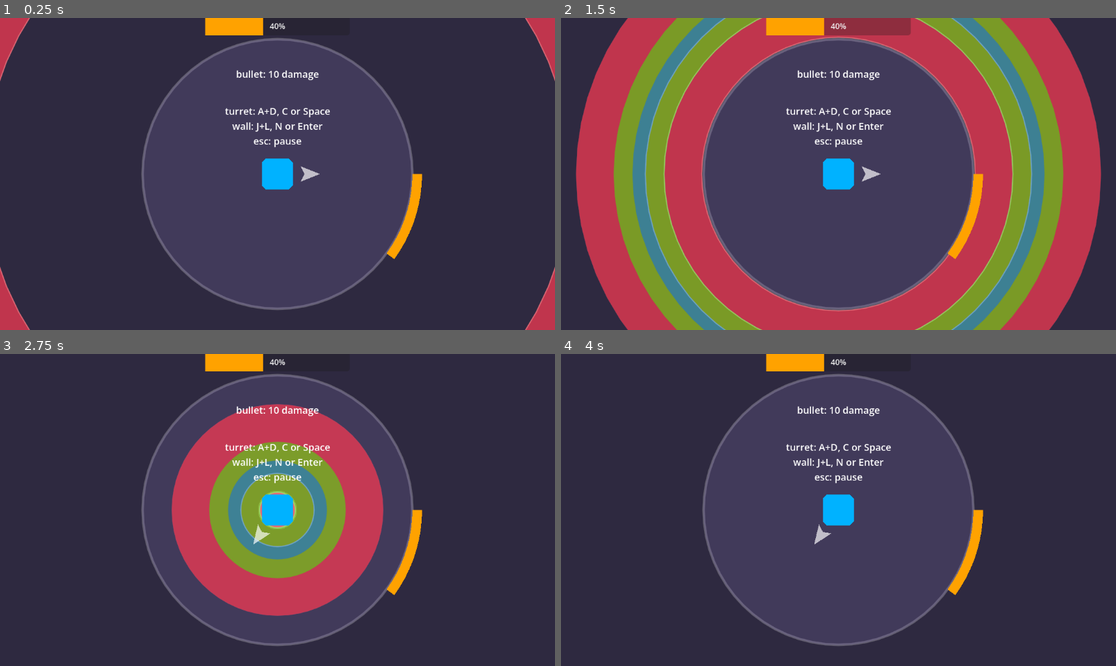
Above: before the commit, frames 1-4 (two rows, left to right).
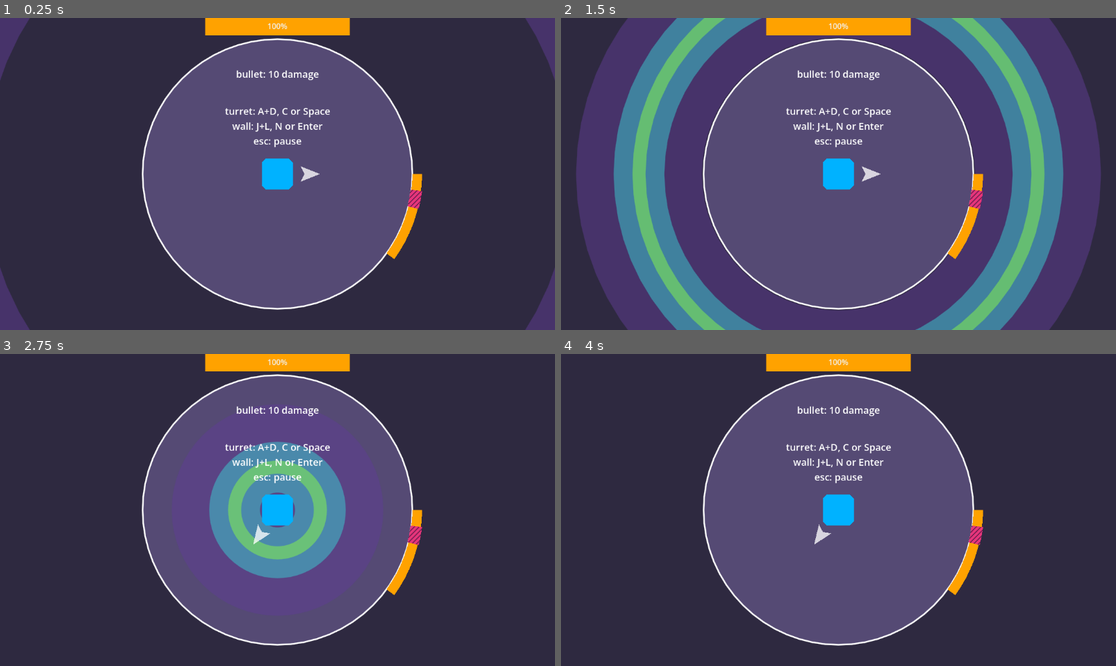
Above: after the commit, the same moments.

Repository: solirides/amazing-game
Game: Godot game, scene res://scenes/world/world.tscn
The game is run twice, just before and just after one commit, with the same random seed, the same clock (stepped at 60 frames per second) and the same inputs. The engine's default icon, where the game draws it, is replaced by a stand-in: a white triangle on a blue panel in a dark square.
Inputs (mouse positions are in pixels of both pictures, inside the frame that each line leads up to):
- Up to frame 1 (0.25 s): no input
- Up to frame 2 (1.5 s): move the mouse to (960, 158) at 0.52 s; hold Right (ui_right) 0.53-1.28 s; click (960, 158) at 0.6 s; move the mouse to (727, 189) at 1.27 s; hold Down (ui_down) from 1.28 s (still down); tap C (turret_attack) at 1.35 s
- Up to frame 3 (2.75 s): move the mouse to (333, 441) at 2.02 s; release Down (ui_down) at 2.03 s; hold Right (ui_right) from 2.03 s (still down); hold A (turret_ccw) from 2.03 s (still down)
- Up to frame 4 (4 s): move the mouse to (810, 572) at 2.77 s; release Right (ui_right) at 2.78 s; release A (turret_ccw) at 2.78 s; hold Up (ui_up) 2.78-3.53 s; tap D (turret_cw) at 2.85 s; tap Enter at 3.5 s; move the mouse to (1005, 556) at 3.52 s; hold Left (ui_left) from 3.53 s (still down); tap N (wall_attack) at 3.6 s

The runs differ from the first frame. In frame 1, 35% of the frame differs, in the area x 0-100%, y 0-100%; in frame 2, 86%, in the area x 2-98%, y 0-100%; in frame 3, 33%; in frame 4, 33%.

Commit message:
wall critical spot

Diff:
--- /dev/null
+++ b/amazing-game/assets/shaders/wave.gdshader
@@ -0,0 +1,31 @@
+shader_type canvas_item;
+
+uniform vec4 color1 : source_color = vec4(1,1,1,1);
+uniform vec4 color2 : source_color = vec4(0,0,0,1);
+uniform float threshold = 0.4;
+uniform vec2 scale = vec2(0.1,0.1);
+uniform float time_scale = 30;
+
+void vertex() {
+
+}
+
+void fragment() {
+	vec4 color = vec4(0,0,0,1);
+	color = color2;
+
+	float a = (VERTEX.x + TIME*time_scale)*scale.x + VERTEX.y*scale.y;
+	//float b = 0.2*sin(VERTEX.x*scale.x * TIME*time_scale);
+	//float c = 0.3*cos(VERTEX.y*scale.y * TIME*time_scale);
+
+	if (fract(a) > 0.3) {
+		color = color1;
+	}
+
+	COLOR = color;
+}
+
+//void light() {
+//	// Called for every pixel for every light affecting the CanvasItem.
+//	// Uncomment to replace the default light processing function with this one.
+//}
--- a/amazing-game/modules/bullet/bullet.gd
+++ b/amazing-game/modules/bullet/bullet.gd
@@ -1,6 +1,7 @@
 extends RigidBody2D
 
 var damage = 1
+var hit_processed = false
 
 # Called when the node enters the scene tree for the first time.
 func _ready() -> void:
--- a/amazing-game/modules/player/player.gd
+++ b/amazing-game/modules/player/player.gd
@@ -13,11 +13,18 @@
 var alive_state = true
 var can_shoot = false
 
+#var max_damage_in_tick = 0
+
 signal alive_state_changed(state:bool)
 
 func _on_body_entered(body: Node) -> void:
-	#print("collision")
+	print("collision")
 	if body.is_in_group("bullet"):
+		if body.hit_processed:
+			return
+		# prevent double hit
+		body.hit_processed = true
+
 		damage(body.damage)
 		body.queue_free()
 
@@ -62,3 +69,8 @@
 	if modulate_tween:
 		modulate_tween.kill()
 	modulate = Color(1,1,1,1)
+
+#func _physics_process(delta: float) -> void:
+	#if max_damage_in_tick > 0:
+		#damage(max_damage_in_tick)
+	#max_damage_in_tick = 0
--- a/amazing-game/modules/player/turret.gd
+++ b/amazing-game/modules/player/turret.gd
@@ -2,7 +2,7 @@
 
 @export var rotation_speed = 0.1
 @export var bullet_speed = 1000
-@export var base_damage = 10
+@export var base_damage = 20
 @export var infinite_shooting = false
 
 @export var circle_node:Node
--- a/amazing-game/modules/player/turret.tscn
+++ b/amazing-game/modules/player/turret.tscn
@@ -28,5 +28,5 @@
 shape = SubResource("RectangleShape2D_qgxqk")
 
 [node name="Pointer" type="Polygon2D" parent="." unique_id=1745520985]
-color = Color(1, 1, 1, 0.67058825)
+color = Color(1, 1, 1, 0.76862746)
 polygon = PackedVector2Array(48, -16, 88, 0, 48, 16, 56, 0)
--- a/amazing-game/modules/player/wall.gd
+++ b/amazing-game/modules/player/wall.gd
@@ -3,29 +3,30 @@
 
 @export var outer_radius:float = 300
 @export var inner_radius:float = 280
+@export var arc_angle:float = 0.7
+@export var critical_damage_multiplier:float = 2
 
 func _ready() -> void:
 	GameManager.wall = self
 	# set collision shape
-	var polygon = create_polygon()
+	var polygon = create_polygon(arc_angle)
 	$Polygon2D.polygon = polygon
 	$CollisionPolygon2D.polygon = polygon
 
+	create_critical_spot(0.2)
 
-func create_polygon():
+func create_polygon(angle:float = 0.7, resolution:float=10, outer_radius:float=outer_radius, inner_radius:float=inner_radius):
 	# make an arc shape
 	var points = []
-	var res = 10
-	var angle = 0.7
-	for i in range(res):
-		points.append(Vector2(1,0).rotated(angle / float(res) * i) * outer_radius)
-	for i in range(res):
-		points.append(Vector2(1,0).rotated(angle / float(res) * (res - i - 1)) * inner_radius)
+	#var res = 10
+	#var angle = 0.7
+	for i in range(resolution):
+		points.append(Vector2(1,0).rotated(angle / float(resolution) * i) * outer_radius)
+	for i in range(resolution):
+		points.append(Vector2(1,0).rotated(angle / float(resolution) * (resolution - i - 1)) * inner_radius)
 	return PackedVector2Array(points)
 
-
 func _physics_process(delta: float) -> void:
-
 	if can_move:
 		if Input.is_action_pressed("wall_ccw"):
 			theta -= speed / inner_radius
@@ -35,9 +36,33 @@
 	self.rotation = theta
 	#self.global_position = Vector2(1,0).rotated(theta)
 
+func create_critical_spot(angle:float):
+	var rot = randf_range(0, arc_angle - angle)
+	$CriticalSpot/Polygon2D.rotation = rot
 
-#func _on_body_entered(body: Node) -> void:
+	var shape = create_polygon(0.2*arc_angle, 10, outer_radius+2, inner_radius-2)
+	$CriticalSpot/Polygon2D.polygon = shape
+	$CriticalSpot/CollisionPolygon2D.polygon = shape
+
+
+func remove_critical_spot():
+	$CriticalSpot/Polygon2D.polygon = []
+	$CriticalSpot/CollisionPolygon2D.polygon = []
+
+# set priority of critical spot rigidbody to something lower than the wall rigidbody
+# so that the critical spot processes first
+
+func _on_body_entered(body: Node) -> void:
 	#print("collision")
-	#if body.is_in_group("bullet"):
-		#damage(body.damage)
-		#body.queue_free()
+	if body.is_in_group("bullet"):
+		if body.hit_processed:
+			return
+		# prevent double hit from regular collision
+		body.hit_processed = true
+
+		print("critical hit")
+		damage(body.damage * critical_damage_multiplier)
+		body.queue_free()
+
+		remove_critical_spot()
+		get_tree().create_timer(2.0).timeout.connect(func(): create_critical_spot(0.2))
--- a/amazing-game/modules/player/wall.tscn
+++ b/amazing-game/modules/player/wall.tscn
@@ -2,10 +2,19 @@
 
 [ext_resource type="Script" uid="uid://b04shiiclxmgo" path="res://modules/player/wall.gd" id="1_mgm2i"]
 [ext_resource type="Texture2D" uid="uid://wr8lqm38ij8g" path="res://icon.svg" id="2_gcmdx"]
+[ext_resource type="Shader" uid="uid://dtxisxkierw1w" path="res://assets/shaders/wave.gdshader" id="3_0rs0y"]
+
+[sub_resource type="ShaderMaterial" id="ShaderMaterial_kiy7c"]
+shader = ExtResource("3_0rs0y")
+shader_parameter/color1 = Color(0.9019608, 0.20784314, 0.48235294, 1)
+shader_parameter/color2 = Color(0.4860118, 0.12114469, 0.3238484, 1)
+shader_parameter/threshold = 0.4
+shader_parameter/scale = Vector2(0.1, 0.1)
+shader_parameter/time_scale = 30.0
 
 [node name="Wall" type="RigidBody2D" unique_id=1220276422]
 collision_layer = 2
-collision_mask = 7
+collision_mask = 5
 gravity_scale = 0.0
 freeze = true
 freeze_mode = 1
@@ -20,6 +29,22 @@
 
 [node name="Polygon2D" type="Polygon2D" parent="." unique_id=505005700]
 
+[node name="CriticalSpot" type="RigidBody2D" parent="." unique_id=1488859125]
+collision_layer = 2
+collision_mask = 5
+collision_priority = 0.1
+freeze = true
+freeze_mode = 1
+contact_monitor = true
+max_contacts_reported = 2
+
+[node name="Polygon2D" type="Polygon2D" parent="CriticalSpot" unique_id=205929824]
+material = SubResource("ShaderMaterial_kiy7c")
+color = Color(0.9, 0.20700002, 0.4842001, 1)
+
+[node name="CollisionPolygon2D" type="CollisionPolygon2D" parent="CriticalSpot" unique_id=2029185884]
+
 [node name="CollisionPolygon2D" type="CollisionPolygon2D" parent="." unique_id=790185396]
 
 [connection signal="body_entered" from="." to="." method="_on_body_entered"]
+[connection signal="body_entered" from="CriticalSpot" to="." method="_on_critical_spot_body_entered"]
--- /dev/null
+++ b/amazing-game/scenes/world/background_circle.gd
@@ -0,0 +1,20 @@
+extends Node2D
+
+@export var width = 4
+@export var radius = 280
+var filled_circle_coords = [Vector2(0,0)]
+
+# Called when the node enters the scene tree for the first time.
+func _ready() -> void:
+	pass # Replace with function body.
+
+
+# Called every frame. 'delta' is the elapsed time since the previous frame.
+func _process(delta: float) -> void:
+	pass
+
+func _draw() -> void:
+	# draw static circle for path of the wall
+	for coords in filled_circle_coords:
+		draw_circle(coords, radius, Color("806fb078"), true, -1, true)
+		#draw_circle(coords, radius, Color(1.0, 1.0, 1.0, 1.0), false, width, true)
--- a/amazing-game/scenes/world/circle.gd
+++ b/amazing-game/scenes/world/circle.gd
@@ -8,18 +8,18 @@
 
 @export var pulse_duration:float = 2.0
 @export var timing_range:float = 1.0
-#@export var perfect_timing_range:float = 0.03
-
-#@export var timing_ranges:Array[Array] = [
-	#[1.0, 0.5],
-	#[0.05, 2.0]
-#]
 
 # [timing, damage scale]
 @export var timing_ranges:Array[Array] = [
-	[0.5, 0.1],
-	[0.2, 2.0],
-	[0.05, 20.0]
+	[0.5, 0.5],
+	[0.2, 1.0],
+	[0.05, 2.0]
+]
+
+@export var colors:Array[Color] = [
+	Color(0.375, 0.236, 0.58, 1.0),
+	Color(0.224, 0.81, 0.822, 1.0),
+	Color(0.545, 0.98, 0.274, 1.0)
 ]
 
 var filled_circle_coords = [Vector2(0,0)]
@@ -54,16 +54,6 @@
 		states.append([i, pulse_duration - timing_ranges[i][0], timing_ranges[i][1], true])
 		states.append([i, pulse_duration + timing_ranges[i][0], timing_ranges[i][1], false])
 
-	#var states:Array = [
-			#["initiated", 0],
-			#["range_start", pulse_duration - timing_range],
-			#["perfect_start", pulse_duration - perfect_timing_range],
-			#["center", pulse_duration],
-			#["perfect_end", pulse_duration + perfect_timing_range],
-			#["range_end", pulse_duration + timing_range],
-			#["ended", pulse_duration + timing_range]
-		#]
-
 	center_time = Time.get_ticks_msec() + pulse_duration * 1000.0
 
 	for i in states.size():
@@ -73,49 +63,11 @@
 
 	draw_pulsing_circle = true
 
-	#_on_pulse_start_before_the_start()
-	#var a = get_tree().create_timer(pulse_duration - timing_range, false, true).timeout.connect(_on_pulse_start)
-	#var b = get_tree().create_timer(pulse_duration, false, true).timeout.connect(_on_pulse_perfect_start)
-	#var b = get_tree().create_timer(pulse_duration, false, true).timeout.connect(_on_pulse_center)
-	#var b = get_tree().create_timer(pulse_duration, false, true).timeout.connect(_on_pulse_center)
-	#var c = get_tree().create_timer(pulse_duration + timing_range, false, true).timeout.connect(_on_pulse_end)
-
-	#pulse_reached.emit("start")
-
 func _on_pulse_section_reached(state_i:int, damage_scale:float, start_or_end_state:bool):
 	pulse_reached.emit(state_i, damage_scale, start_or_end_state)
 
 	print("state: " + str(state_i) + " " + str(start_or_end_state))
 
-
-	# if this is one of the outer bounds
-	#if state_i == 0:
-		#if start_or_end_state:
-			#draw_pulsing_circle = false
-		#else:
-			#draw_pulsing_circle = true
-
-	#match [state_i, start_or_end_state]:
-		#[0, true]:
-			#draw_pulsing_circle = true
-		#[0, false]:
-			#draw_pulsing_circle = false
-			#await get_tree().create_timer(1.0).timeout
-			#circle_pulse(pulse_duration)
-
-#func _on_pulse_start_before_the_start():
-	#pulse_reached.emit("start_before_the_start")
-	#draw_pulsing_circle = true
-#
-#func _on_pulse_start():
-	#pulse_reached.emit("start")
-#
-#func _on_pulse_center():
-	#pulse_reached.emit("center")
-#
-#func _on_pulse_end():
-	#pulse_reached.emit("end")
-	#draw_pulsing_circle = false
 
 func _on_tween_finished():
 	#pulse_reached.emit("end")
@@ -125,26 +77,14 @@
 	circle_pulse(pulse_duration)
 
 func _draw() -> void:
-	# draw static circle for path of the wall
-	for coords in filled_circle_coords:
-		draw_circle(coords, radius, Color(1,1,1,0.5), false, width, true)
-		draw_circle(coords, radius, Color("806fb078"), true, -1, true)
 
 	if draw_pulsing_circle:
 		var speed = (start_radius - radius)/pulse_duration
 		var offset = speed * timing_range
-		#var perfect_offset = (start_radius - radius)/pulse_duration * timing_ranges[1][0]
 
 		# total range
-		draw_circle(Vector2(0,0), current_radius, Color(0.835, 0.672, 0.96, 1.0), false, offset, true)
+		#draw_circle(Vector2(0,0), current_radius, Color(0.835, 0.672, 0.96, 1.0), false, offset, true)
 
 		for i in timing_ranges.size():
 			#area
-			draw_circle(Vector2(0,0), current_radius, Color.from_hsv(i*0.3,1,1,1) , false, timing_ranges[i][0]*speed * 2.0, true)
-			# leading edge
-			draw_circle(Vector2(0,0), current_radius - timing_ranges[i][0]*speed, Color.from_hsv(i*0.3,0.4,1,1) , false, 1, true)
-
-		#states.append([i, pulse_duration + timing_ranges[i][0], timing_ranges[i][1], true])
-
-		## perfect range
-		#draw_circle(Vector2(0,0), current_radius, Color(0.973, 0.435, 0.635, 1.0), false, perfect_offset, true)
+			draw_circle(Vector2(0,0), current_radius, colors[i], false, timing_ranges[i][0]*speed * 2.0, true)
--- /dev/null
+++ b/amazing-game/scenes/world/foreground_circle.gd
@@ -0,0 +1,20 @@
+extends Node2D
+
+@export var width = 2
+@export var radius = 280
+var filled_circle_coords = [Vector2(0,0)]
+
+# Called when the node enters the scene tree for the first time.
+func _ready() -> void:
+	pass # Replace with function body.
+
+
+# Called every frame. 'delta' is the elapsed time since the previous frame.
+func _process(delta: float) -> void:
+	pass
+
+func _draw() -> void:
+	# draw static circle for path of the wall
+	for coords in filled_circle_coords:
+		#draw_circle(coords, radius, Color("806fb078"), true, -1, true)
+		draw_circle(coords, radius, Color(1.0, 1.0, 1.0, 1.0), false, width, true)
--- a/amazing-game/scenes/world/world.gd
+++ b/amazing-game/scenes/world/world.gd
@@ -122,15 +122,12 @@
 			InputMap.action_add_event(actions_to_swap[i][0], event)
 
 
-
 func _on_player_death():
 	GameManager.turret.die()
 	GameManager.swap_players(!GameManager.swap_state)
 
-
 func _on_turret_alive_state_changed(state: bool) -> void:
 	pass # Replace with function body.
-
 
 func _on_wall_alive_state_changed(state: bool) -> void:
 	if state == false:
--- a/amazing-game/scenes/world/world.tscn
+++ b/amazing-game/scenes/world/world.tscn
@@ -5,6 +5,8 @@
 [ext_resource type="PackedScene" uid="uid://dyy8y5xftvvi3" path="res://modules/player/wall.tscn" id="2_rwgxs"]
 [ext_resource type="Script" uid="uid://cd4g7rhnnvep4" path="res://scenes/world/camera.gd" id="2_v5dby"]
 [ext_resource type="Script" uid="uid://bmt4rrbbbby3w" path="res://scenes/world/circle.gd" id="3_4wyf3"]
+[ext_resource type="Script" uid="uid://cgk8kopvx6vm4" path="res://scenes/world/background_circle.gd" id="3_bq33v"]
+[ext_resource type="Script" uid="uid://60jkn7647itj" path="res://scenes/world/foreground_circle.gd" id="5_j2gmx"]
 [ext_resource type="Script" uid="uid://cyfvt1ht8toqp" path="res://scenes/world/health_bars.gd" id="6_t5ptc"]
 
 [sub_resource type="LabelSettings" id="LabelSettings_k0juu"]
@@ -22,13 +24,21 @@
 script = ExtResource("2_v5dby")
 target = NodePath("../Turret")
 
+[node name="BackgroundCircle" type="Node2D" parent="." unique_id=507585421]
+script = ExtResource("3_bq33v")
+
 [node name="CircleDisplay" type="Node2D" parent="." unique_id=2028538421]
 script = ExtResource("3_4wyf3")
+width = 3
+
+[node name="ForegroundCircle" type="Node2D" parent="." unique_id=470259115]
+script = ExtResource("5_j2gmx")
 
 [node name="Turret" parent="." unique_id=325968683 node_paths=PackedStringArray("circle_node") instance=ExtResource("1_nnsk1")]
 circle_node = NodePath("../CircleDisplay")
 
 [node name="Wall" parent="." unique_id=858099970 instance=ExtResource("2_rwgxs")]
+base_health = 100
 
 [node name="StaticBody2D" type="StaticBody2D" parent="." unique_id=217485117]
 collision_layer = 8
Not shown, added: amazing-game/assets/shaders/wave.gdshader.uid
Not shown, added: amazing-game/scenes/world/background_circle.gd.uid
Not shown, added: amazing-game/scenes/world/foreground_circle.gd.uid
